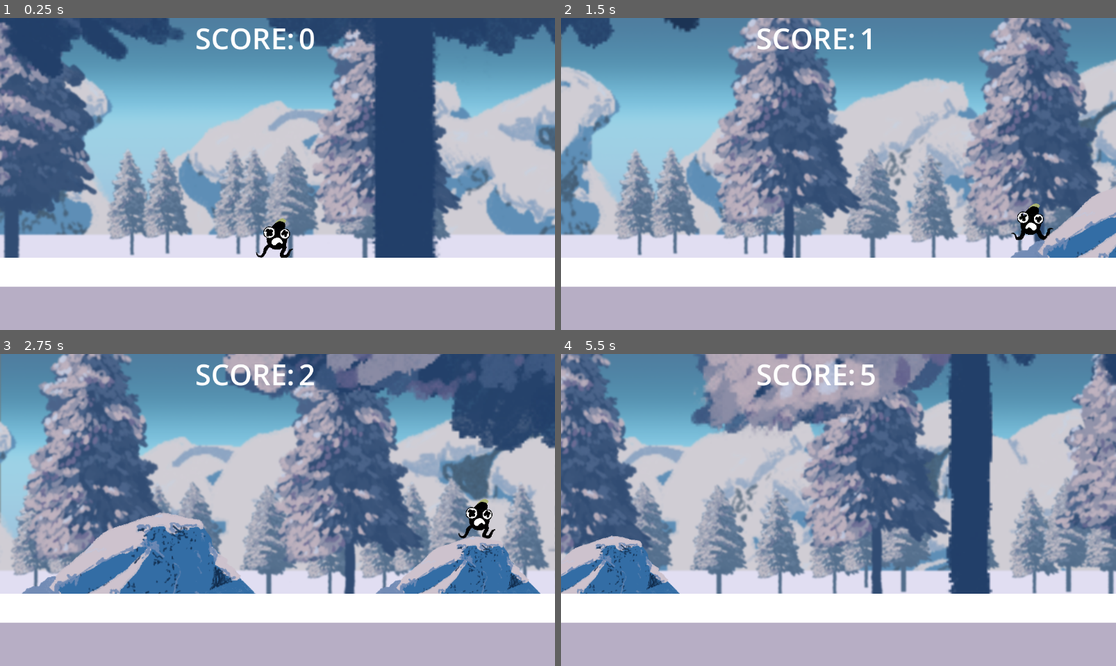
Above: before the commit, frames 1-4 (two rows, left to right).
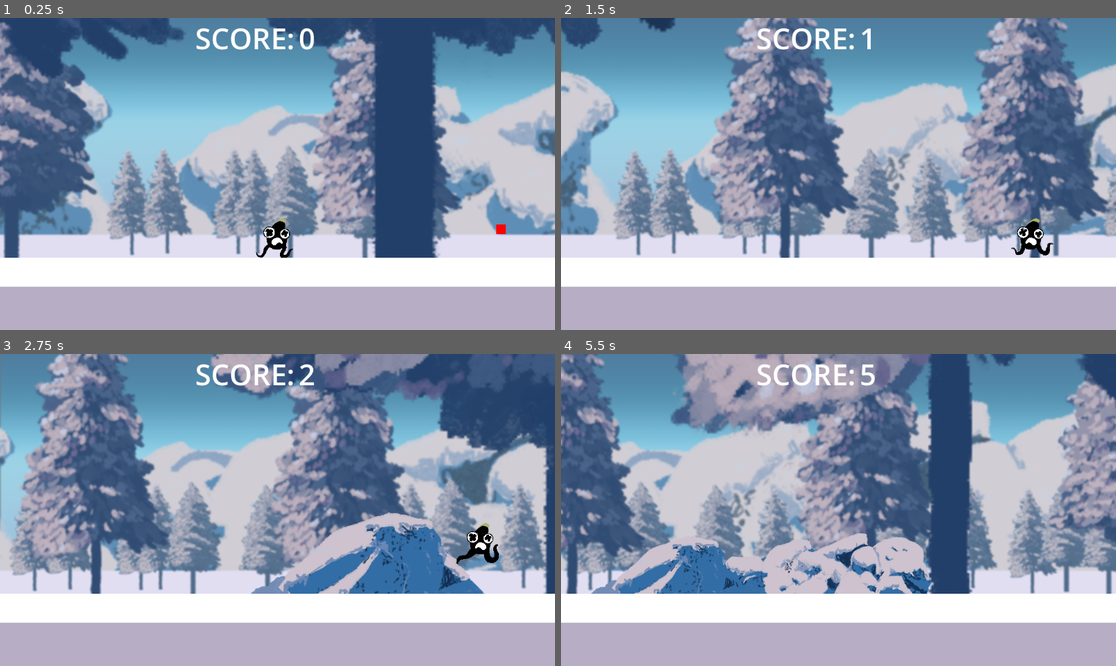
Above: after the commit, the same moments.

Repository: ThePressedGames/Hell-o-Borus
Game: Godot game, scene res://Scenes/PrototypeScenes/ProceduralGeneration/procedural_generation_test.tscn
Two runs of this game, one before a commit and one after it. Both use one fixed random seed, a clock stepped at 60 frames per second and the inputs below.
Inputs:
- Up to frame 1 (0.25 s): no input
- Up to frame 2 (1.5 s): hold Right (move-right) from 0.53 s (still down); tap Space (jump) at 0.77 s
- Up to frame 3 (2.75 s): tap Space (jump) at 1.52 s; release Right (move-right) at 2.03 s; hold Left (move-left) from 2.03 s (still down)
- Up to frame 4 (5.5 s): release Left (move-left) at 2.78 s; hold Right (move-right) 2.78-4.28 s; tap Space (jump) at 3.02, 3.77, 4.52 s; hold Left (move-left) 4.28-5.03 s; hold Right (move-right) from 5.03 s (still down)

The runs differ from the first frame. In frame 1, 4.4% of the frame differs, in the area x 0-100%, y 19-70%; in frame 2, 17%; in frame 3, 28%; in frame 4, 33%, in the area x 0-100%, y 0-77%.

Commit message:
Added all new rock obstacles (non-lethal)

Diff:
--- /dev/null
+++ b/Scenes/PrototypeScenes/ProceduralGeneration/obstacle.gd
@@ -0,0 +1,5 @@
+extends StaticBody2D
+
+
+func _on_visible_on_screen_notifier_2d_screen_exited():
+	queue_free()
--- a/Scenes/PrototypeScenes/ProceduralGeneration/obstacle_rock1.tscn
+++ b/Scenes/PrototypeScenes/ProceduralGeneration/obstacle_rock1.tscn
@@ -1,12 +1,20 @@
-[gd_scene load_steps=2 format=3 uid="uid://3edwepn5lj6q"]
+[gd_scene load_steps=3 format=3 uid="uid://dwao3xt4s1f7l"]
 
-[ext_resource type="Texture2D" uid="uid://cf4grja1gsby7" path="res://Art/environment/240116_Helloborus_rock01.png" id="1_junky"]
+[ext_resource type="Texture2D" uid="uid://cf4grja1gsby7" path="res://Art/environment/240116_Helloborus_rock01.png" id="1_i7al5"]
+[ext_resource type="Script" path="res://Scenes/PrototypeScenes/ProceduralGeneration/obstacle.gd" id="1_uv0n5"]
 
 [node name="Obstacle" type="StaticBody2D"]
+script = ExtResource("1_uv0n5")
 
 [node name="Sprite2D" type="Sprite2D" parent="."]
-texture = ExtResource("1_junky")
+texture = ExtResource("1_i7al5")
 
 [node name="CollisionPolygon2D" type="CollisionPolygon2D" parent="."]
 scale = Vector2(0.4, 0.4)
 polygon = PackedVector2Array(-480, 160, -140, -110, 70, -180, 220, -150, 260, -60, 470, 170, -450, 170)
+
+[node name="VisibleOnScreenNotifier2D" type="VisibleOnScreenNotifier2D" parent="."]
+position = Vector2(0, -181)
+scale = Vector2(18.7, 24.8)
+
+[connection signal="screen_exited" from="VisibleOnScreenNotifier2D" to="." method="_on_visible_on_screen_notifier_2d_screen_exited"]
--- /dev/null
+++ b/Scenes/PrototypeScenes/ProceduralGeneration/obstacle_rock2.tscn
@@ -0,0 +1,20 @@
+[gd_scene load_steps=3 format=3 uid="uid://3edwepn5lj6q"]
+
+[ext_resource type="Script" path="res://Scenes/PrototypeScenes/ProceduralGeneration/obstacle.gd" id="1_eblq7"]
+[ext_resource type="Texture2D" uid="uid://dim3w5qn1nvjy" path="res://Art/environment/240116_Helloborus_rock02.png" id="1_kqwvw"]
+
+[node name="Obstacle" type="StaticBody2D"]
+script = ExtResource("1_eblq7")
+
+[node name="Sprite2D" type="Sprite2D" parent="."]
+texture = ExtResource("1_kqwvw")
+
+[node name="CollisionPolygon2D" type="CollisionPolygon2D" parent="."]
+scale = Vector2(0.4, 0.4)
+polygon = PackedVector2Array(-332.5, 185, -325, 140, -237.5, -87.5, -80, -162.5, -45, -170, -27.5, -180, 42.5, -170, 105, -182.5, 120, -167.5, 182.5, -182.5, 327.5, 182.5)
+
+[node name="VisibleOnScreenNotifier2D" type="VisibleOnScreenNotifier2D" parent="."]
+position = Vector2(0, -182)
+scale = Vector2(12.7, 25.5)
+
+[connection signal="screen_exited" from="VisibleOnScreenNotifier2D" to="." method="_on_visible_on_screen_notifier_2d_screen_exited"]
--- /dev/null
+++ b/Scenes/PrototypeScenes/ProceduralGeneration/obstacle_rock3.tscn
@@ -0,0 +1,20 @@
+[gd_scene load_steps=3 format=3 uid="uid://bthddbnt0ftn"]
+
+[ext_resource type="Script" path="res://Scenes/PrototypeScenes/ProceduralGeneration/obstacle.gd" id="1_0o3x0"]
+[ext_resource type="Texture2D" uid="uid://betaoc3purxvp" path="res://Art/environment/240116_Helloborus_rock03.png" id="1_6rogf"]
+
+[node name="Obstacle" type="StaticBody2D"]
+script = ExtResource("1_0o3x0")
+
+[node name="Sprite2D" type="Sprite2D" parent="."]
+texture = ExtResource("1_6rogf")
+
+[node name="CollisionPolygon2D" type="CollisionPolygon2D" parent="."]
+scale = Vector2(0.4, 0.4)
+polygon = PackedVector2Array(-307.5, 175, -292.5, 130, -315, -27.5, -277.5, -110, -240, -130, -215, -162.5, -100, -210, -80, -195, 80, -175, 262.5, -95, 315, -22.5, 282.5, 130, 302.5, 172.5)
+
+[node name="VisibleOnScreenNotifier2D" type="VisibleOnScreenNotifier2D" parent="."]
+position = Vector2(0, -193.5)
+scale = Vector2(13, 26.45)
+
+[connection signal="screen_exited" from="VisibleOnScreenNotifier2D" to="." method="_on_visible_on_screen_notifier_2d_screen_exited"]
--- /dev/null
+++ b/Scenes/PrototypeScenes/ProceduralGeneration/obstacle_rock4.tscn
@@ -0,0 +1,20 @@
+[gd_scene load_steps=3 format=3 uid="uid://1drub48tew75"]
+
+[ext_resource type="Script" path="res://Scenes/PrototypeScenes/ProceduralGeneration/obstacle.gd" id="1_edx7s"]
+[ext_resource type="Texture2D" uid="uid://vtfofnrfr44v" path="res://Art/environment/240116_Helloborus_rock04.png" id="1_nly04"]
+
+[node name="Obstacle" type="StaticBody2D"]
+script = ExtResource("1_edx7s")
+
+[node name="Sprite2D" type="Sprite2D" parent="."]
+texture = ExtResource("1_nly04")
+
+[node name="CollisionPolygon2D" type="CollisionPolygon2D" parent="."]
+scale = Vector2(0.4, 0.4)
+polygon = PackedVector2Array(-367.5, 180, -340, 77.5, -332.5, -5, -215, -65, -217.5, -87.5, -165, -92.5, 110, -190, 157.5, -182.5, 212.5, -127.5, 165, -80, 160, -30, 197.5, 32.5, 362.5, 147.5, 365, 170)
+
+[node name="VisibleOnScreenNotifier2D" type="VisibleOnScreenNotifier2D" parent="."]
+position = Vector2(1.99998, -193.5)
+scale = Vector2(14.5, 26.45)
+
+[connection signal="screen_exited" from="VisibleOnScreenNotifier2D" to="." method="_on_visible_on_screen_notifier_2d_screen_exited"]
--- /dev/null
+++ b/Scenes/PrototypeScenes/ProceduralGeneration/obstacle_rock5.tscn
@@ -0,0 +1,21 @@
+[gd_scene load_steps=3 format=3 uid="uid://bkhwulrv82ib4"]
+
+[ext_resource type="Texture2D" uid="uid://tmvxy0jyfct0" path="res://Art/environment/240116_Helloborus_rock05.png" id="1_a5r1e"]
+[ext_resource type="Script" path="res://Scenes/PrototypeScenes/ProceduralGeneration/obstacle.gd" id="1_bnbvq"]
+
+[node name="Obstacle" type="StaticBody2D"]
+scale = Vector2(1.2, 1.2)
+script = ExtResource("1_bnbvq")
+
+[node name="Sprite2D" type="Sprite2D" parent="."]
+texture = ExtResource("1_a5r1e")
+
+[node name="CollisionPolygon2D" type="CollisionPolygon2D" parent="."]
+scale = Vector2(0.4, 0.4)
+polygon = PackedVector2Array(-565, 165, -495, 75, -565, -10, -515, -72.5, -370, -77.5, -355, -60, -270, -132.5, -140, -167.5, -95, -157.5, -67.5, -105, 175, -202.5, 215, -195, 222.5, -135, 255, -127.5, 322.5, -170, 417.5, -180, 517.5, -122.5, 525, -47.5, 565, 65, 532.5, 162.5)
+
+[node name="VisibleOnScreenNotifier2D" type="VisibleOnScreenNotifier2D" parent="."]
+position = Vector2(0, -256.667)
+scale = Vector2(22.9167, 32.1667)
+
+[connection signal="screen_exited" from="VisibleOnScreenNotifier2D" to="." method="_on_visible_on_screen_notifier_2d_screen_exited"]
--- a/Scenes/PrototypeScenes/ProceduralGeneration/procedural_generation_test.tscn
+++ b/Scenes/PrototypeScenes/ProceduralGeneration/procedural_generation_test.tscn
@@ -1,12 +1,17 @@
-[gd_scene load_steps=9 format=3 uid="uid://c0dg3pmtl6x4h"]
+[gd_scene load_steps=18 format=3 uid="uid://c0dg3pmtl6x4h"]
 
 [ext_resource type="PackedScene" uid="uid://b2s6b21e0mdoq" path="res://Scenes/PrototypeScenes/player.tscn" id="1_eob2c"]
 [ext_resource type="Script" path="res://Scenes/PrototypeScenes/ProceduralGeneration/game_scene.gd" id="1_m37u2"]
 [ext_resource type="Texture2D" uid="uid://iufwufgmk1ep" path="res://Art/environment/240115_background03.png" id="1_x83jg"]
 [ext_resource type="Shader" path="res://Scenes/PrototypeScenes/ProceduralGeneration/blur.gdshader" id="2_e3yg1"]
 [ext_resource type="PackedScene" uid="uid://crjumbkujnhpg" path="res://Scenes/PrototypeScenes/ProceduralGeneration/procedural_generator.tscn" id="2_uajhw"]
-[ext_resource type="PackedScene" uid="uid://3edwepn5lj6q" path="res://Scenes/PrototypeScenes/ProceduralGeneration/obstacle_rock1.tscn" id="3_l03qm"]
+[ext_resource type="PackedScene" uid="uid://dwao3xt4s1f7l" path="res://Scenes/PrototypeScenes/ProceduralGeneration/obstacle_rock1.tscn" id="3_l03qm"]
 [ext_resource type="PackedScene" uid="uid://bvirx2k4b34u7" path="res://Scenes/PrototypeScenes/hud.tscn" id="6_4iccb"]
+[ext_resource type="PackedScene" uid="uid://3edwepn5lj6q" path="res://Scenes/PrototypeScenes/ProceduralGeneration/obstacle_rock2.tscn" id="7_37v55"]
+[ext_resource type="PackedScene" uid="uid://db0ox72wglw8n" path="res://Scenes/PrototypeScenes/ProceduralGeneration/lethal_obstacle.tscn" id="8_81sax"]
+[ext_resource type="PackedScene" uid="uid://bthddbnt0ftn" path="res://Scenes/PrototypeScenes/ProceduralGeneration/obstacle_rock3.tscn" id="8_thus1"]
+[ext_resource type="PackedScene" uid="uid://1drub48tew75" path="res://Scenes/PrototypeScenes/ProceduralGeneration/obstacle_rock4.tscn" id="9_6ukbf"]
+[ext_resource type="PackedScene" uid="uid://bkhwulrv82ib4" path="res://Scenes/PrototypeScenes/ProceduralGeneration/obstacle_rock5.tscn" id="10_kt37t"]
 
 [sub_resource type="QuadMesh" id="QuadMesh_gxpgf"]
 size = Vector2(10000, 1000)
@@ -41,7 +46,7 @@
 z_index = -9
 position = Vector2(0, -1000)
 scale = Vector2(3, 3)
-motion_scale = Vector2(0.1, 0.1)
+motion_scale = Vector2(0.1, 0.05)
 
 [node name="ParallaxLayer2_far" type="ParallaxLayer" parent="ParallaxBackground"]
 z_index = -8
@@ -97,7 +102,7 @@
 very_close_layer_offset_y = 450
 front_parallax_layer = NodePath("../ParallaxBackground2 (Foreground)/ParallaxLayer5_front")
 front_layer_offset_y = -1000
-obstacles_ground = Array[PackedScene]([ExtResource("3_l03qm")])
+obstacles_ground = Array[PackedScene]([ExtResource("3_l03qm"), ExtResource("7_37v55"), ExtResource("8_thus1"), ExtResource("9_6ukbf"), ExtResource("10_kt37t")])
 obstacles_max_spawn_interval = 1.5
 
 [node name="ParallaxBackground2 (Foreground)" type="ParallaxBackground" parent="."]
@@ -119,4 +124,8 @@
 
 [node name="HUD" parent="." instance=ExtResource("6_4iccb")]
 
+[node name="LethalObstacle" parent="." instance=ExtResource("8_81sax")]
+position = Vector2(1304, 641)
+
+[connection signal="hit" from="Player" to="." method="game_over"]
 [connection signal="timeout" from="ScoreTimer" to="." method="_on_score_timer_timeout"]
--- a/Scenes/PrototypeScenes/ProceduralGeneration/procedural_generator.gd
+++ b/Scenes/PrototypeScenes/ProceduralGeneration/procedural_generator.gd
@@ -120,8 +120,7 @@
 	var new_scale = randf_range(0.5, 1.5)
 	obstacle_instance.scale = Vector2(new_scale, new_scale)
 
-	obstacle_instance.position.x = player.global_position.x + 1500
+	obstacle_instance.position.x = player.global_position.x + 2000
 	obstacle_instance.position.y = 600 + (50/obstacle_instance.scale.x)
-	print(str(obstacle_instance.position))
 	add_child(obstacle_instance)
 	$ObstacleSpawnTimer.wait_time = randf_range(obstacles_min_spawn_interval, obstacles_max_spawn_interval)
